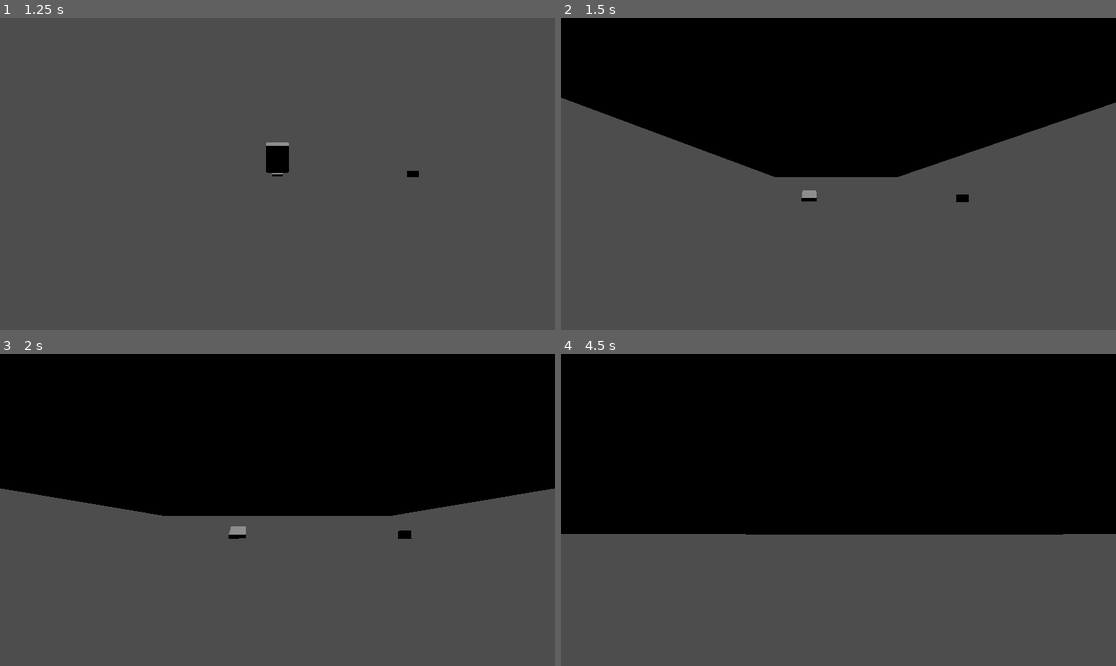
Above: before the commit, frames 1-4 (two rows, left to right).
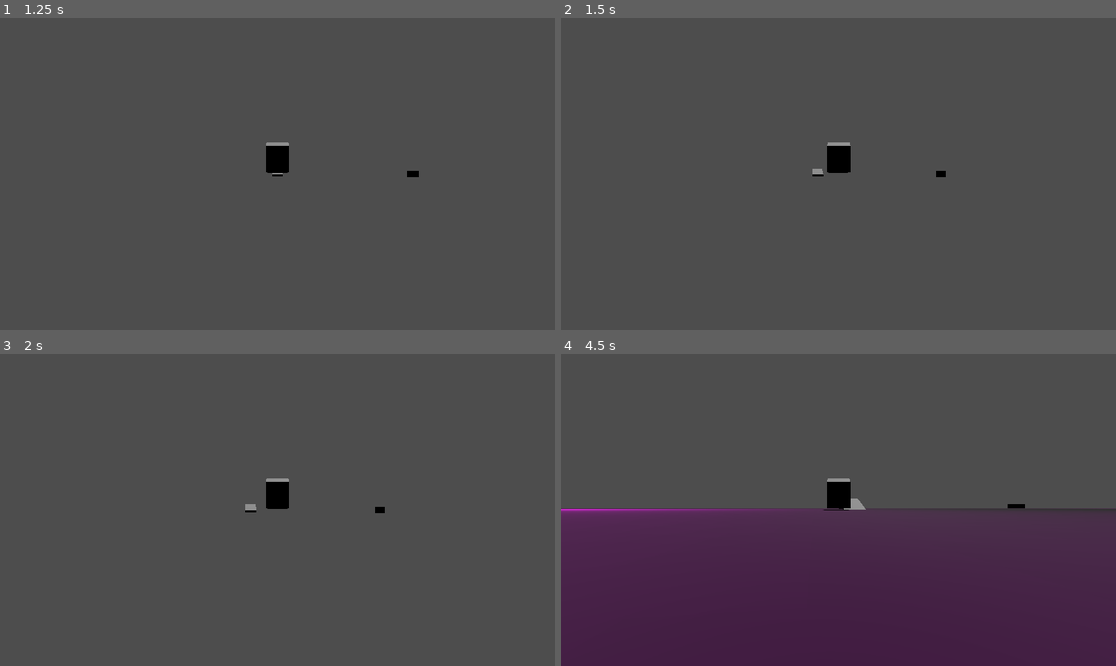
Above: after the commit, the same moments.

Repository: briakitten/TonyDogsProToycar
Game: Godot game, scene res://demo_and_test/initial_car_test.tscn
Same seed, same stepped clock (60 frames per second), same inputs: the game is played once before the commit and once after it.
Inputs (mouse positions are in pixels of both pictures, inside the frame that each line leads up to):
- Up to frame 1 (1.25 s): tap Enter at 0.5 s; move the mouse to (249, 236) at 0.52 s; press the mouse at (249, 236) at 0.53 s; hold W (move_forward) from 0.53 s (still down)
- Up to frame 2 (1.5 s): keep holding W (move_forward); tap Space (brake) at 1.25 s; move the mouse to (877, 177) at 1.27 s; release the mouse at (877, 177) at 1.28 s; click (877, 177) at 1.35 s
- Up to frame 3 (2 s): keep holding W (move_forward)
- Up to frame 4 (4.5 s): move the mouse to (794, 506) at 2.02 s; press the mouse at (794, 506) at 2.03 s; move the mouse to (844, 510) at 2.77 s; release W (move_forward) at 2.78 s; release the mouse at (844, 510) at 2.78 s; hold A (move_left) 2.78-3.53 s; click (844, 510) at 2.85 s; tap Enter at 3.5 s; move the mouse to (816, 503) at 3.52 s; press the mouse at (816, 503) at 3.53 s; hold W (move_forward) from 3.53 s (still down); move the mouse to (866, 510) at 4.27 s; release the mouse at (866, 510) at 4.28 s; click (866, 510) at 4.35 s

Frame 1 is identical in both runs. In frame 2, 41% of the frame differs, in the area x 0-100%, y 0-60%; in frame 3, 49%; in frame 4, 100%, in the area x 0-100%, y 0-100%.

Commit message:
fix camera clipping

Diff:
--- a/car/car.gd
+++ b/car/car.gd
@@ -7,7 +7,7 @@
 @export_range(0.001, 10.0, 0.001) var rotation_speed = 10.0
 @export_range(0.0, 1.0, 0.01) var joystick_cam_sensitivity = 0.01
 @export_range(-90.0, 0.0, 0.1, "radians_as_degrees") var cam_max_vert = -PI/2
-@export_range(0.0, 90.0, 0.1, "radians_as_degrees") var cam_min_vert = PI/4
+@export_range(-10.0, 90.0, 0.1, "radians_as_degrees") var cam_min_vert = PI/4
 
 @onready var cam_arm = %CamSpringArm
 
--- a/demo_and_test/initial_car_test.tscn
+++ b/demo_and_test/initial_car_test.tscn
@@ -23,6 +23,7 @@
 [node name="PlayerController" parent="." instance=ExtResource("1_xb73n")]
 weight = 97.0
 rotation_speed = 10.0
+cam_min_vert = 0.0
 
 [node name="ground" type="StaticBody3D" parent="."]
 transform = Transform3D(1, 0, 0, 0, 1, 0, 0, 0, 1, 0, -0.1, 0)
